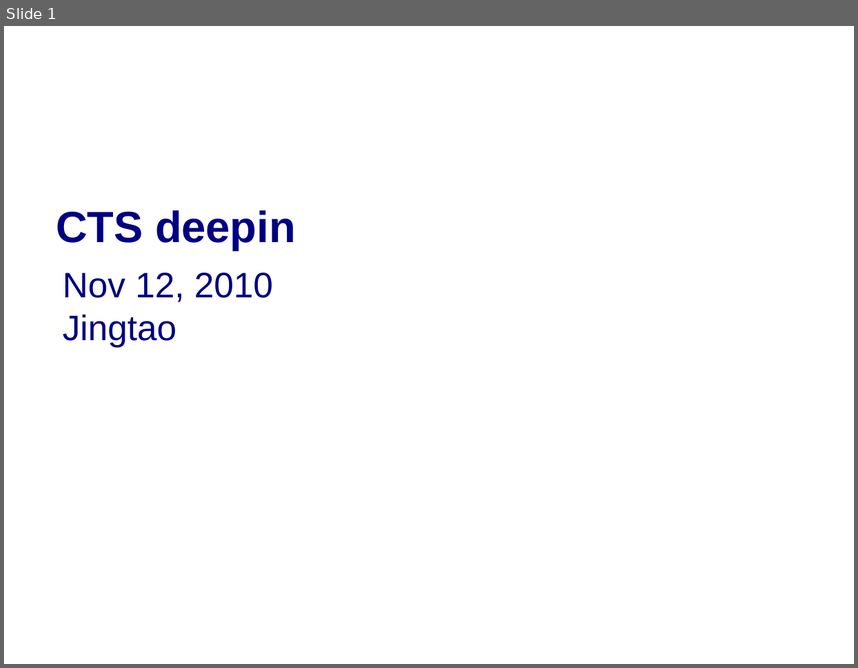
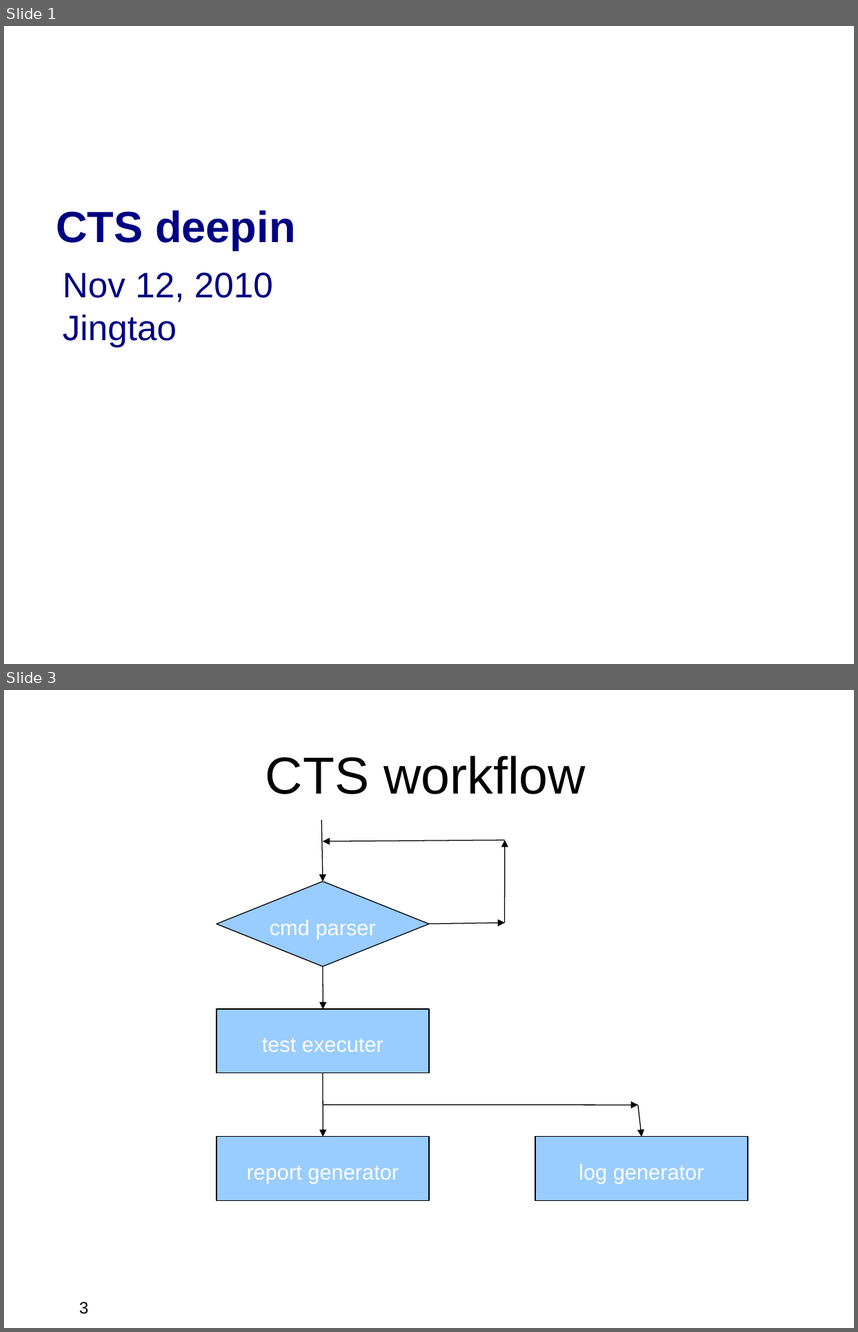
Before and after one commit to widerules/system-information, a slide deck: cts/CTS-deepin.ppt. Shown one above the other, each under a label of ours: slide 1 before the commit, slides 1 and 3 after it; the slides between them are not shown. The pictures are 858x668 and 858x1332 pixels, drawn with LibreOffice and Linux fonts; fonts in the diff are those of the drawing; background and template pictures are left out. Boxes give left, top, right and bottom in pixels: in the first picture for what was removed or moved away, otherwise in the second. Text is boxed around its words. In the diff, an @@ line names an element or a change of style, - is before the commit and + after.

Commit message:
jingtao: add workflow chart for CTS

```diff
--- a/cts/CTS-deepin.ppt
+++ b/cts/CTS-deepin.ppt
@@ slide 3 added at bbox=[4, 690, 854, 1328], background picture (left out) @@
@@ title added at bbox=[266, 756, 586, 794], 44 pt, text #000000 @@
+CTS workflow
@@ arrow added from (322, 820) to (323, 881), #000000 0.74 pt @@
@@ arrow added from (505, 840) to (323, 841), #000000 0.74 pt @@
@@ arrow added from (505, 923) to (505, 840), #000000 0.74 pt @@
@@ diamond added at bbox=[217, 881, 429, 966], fill #99CCFF, outline #000000 0.74 pt, 18 pt, text #FFFFFF @@
+cmd parser
@@ arrow added from (429, 924) to (505, 923), #000000 0.74 pt @@
@@ arrow added from (323, 966) to (323, 1009), #000000 0.74 pt @@
@@ rectangle added at bbox=[217, 1009, 429, 1072], fill #99CCFF, outline #000000 0.74 pt, 18 pt, text #FFFFFF @@
+test executer
@@ arrow added from (323, 1072) to (323, 1136), #000000 0.74 pt @@
@@ arrow added from (323, 1105) to (638, 1105), #000000 0.74 pt @@
@@ arrow added from (638, 1105) to (642, 1136), #000000 0.74 pt @@
@@ rectangle added at bbox=[217, 1136, 429, 1200], fill #99CCFF, outline #000000 0.74 pt, 18 pt, text #FFFFFF @@
+report generator
@@ rectangle added at bbox=[535, 1136, 748, 1200], fill #99CCFF, outline #000000 0.74 pt, 18 pt, text #FFFFFF @@
+log generator
@@ page number added at bbox=[111, 1275, 225, 1309], 18 pt, text #FFFFFF @@
+3
@@ page number added at bbox=[79, 1301, 88, 1314], 14 pt, text #000000 @@
+3
```
Also in this commit, not shown: 1 slide changed.
